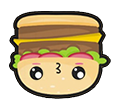
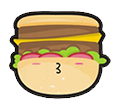
Layered file, before and after one edit (120×110). Changes by layer:
hid "eyes" over (x1=28, y1=65, x2=87, y2=81)
hid group "original" (1 layers) over (x1=10, y1=12, x2=110, y2=98)
